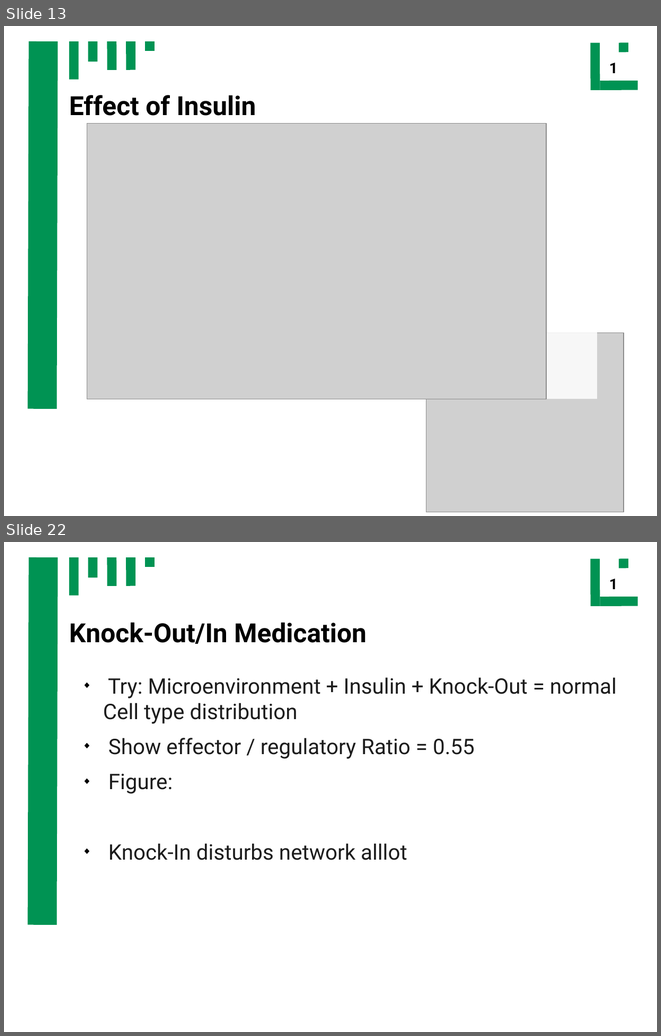
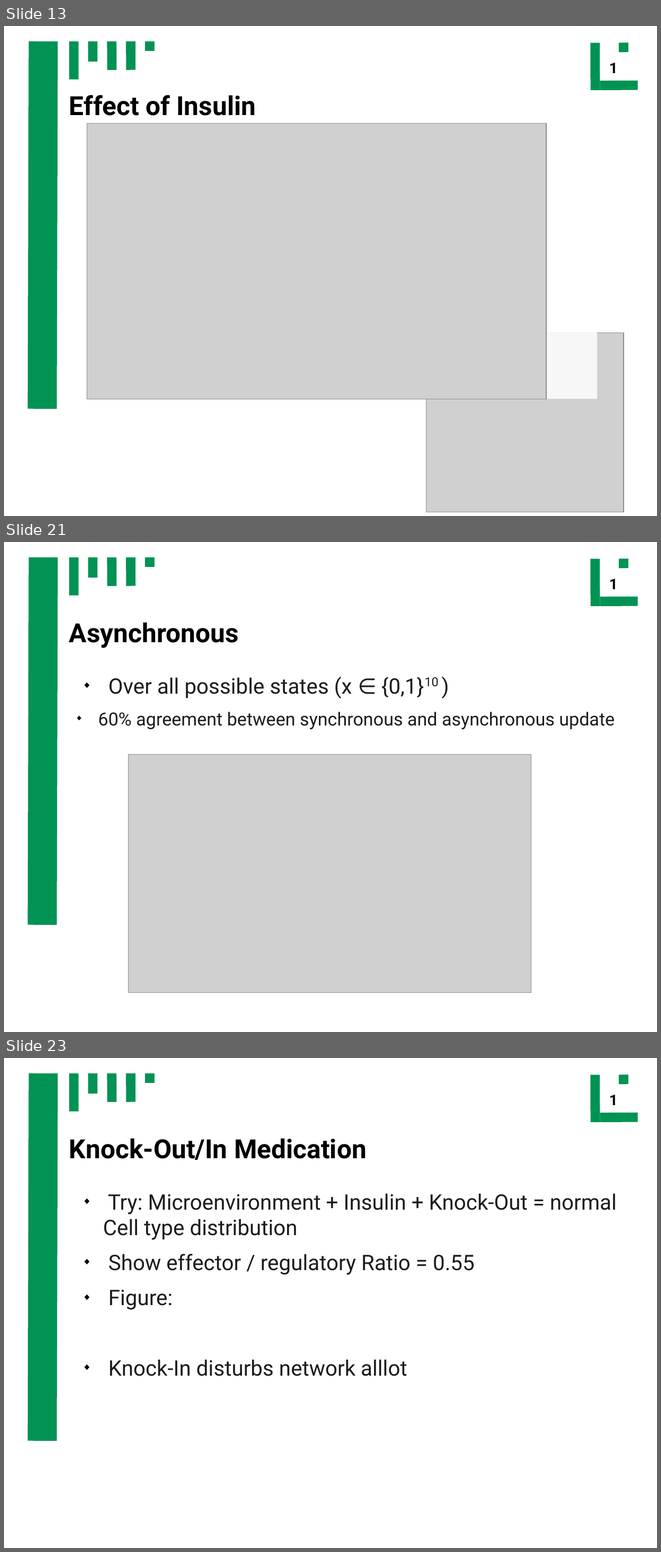
Before and after one commit to ch4perone/HaveFunWithSysBio, a slide deck: presentation.odp. Shown one above the other, each under a label of ours: slides 13 and 22 before the commit, slides 13, 21 and 23 after it; the slides between them are not shown. The pictures are 661x1036 and 661x1552 pixels, drawn with LibreOffice and Linux fonts; fonts in the diff are those of the drawing; grey boxes stand for pictures. Boxes give left, top, right and bottom in pixels: in the first picture for what was removed or moved away, otherwise in the second. Text is boxed around its words. In the diff, an @@ line names an element or a change of style, - is before the commit and + after.

```diff
--- a/presentation.odp
+++ b/presentation.odp
@@ slide 21 added at [4, 542, 657, 1032], background #FFFFFF; not listed: 10 template elements that a slide beside it also shows @@
@@ title added at [69, 622, 239, 648], 32 pt, text #000000, bold @@
+Asynchronous
@@ text added at [98, 677, 615, 730], 22 pt, text #1C1C1C @@
+◆ Over all possible states (x ∈ {0,1}10 )
+  ◆ 60% agreement between synchronous and asynchronous update
@@ picture added at [129, 754, 531, 992] @@
@@ what was slide 22 is now slide 23 @@
```
Also in this commit, not shown: 5 slides changed, 3 other slides added, 2 slides removed, 1 other file.
